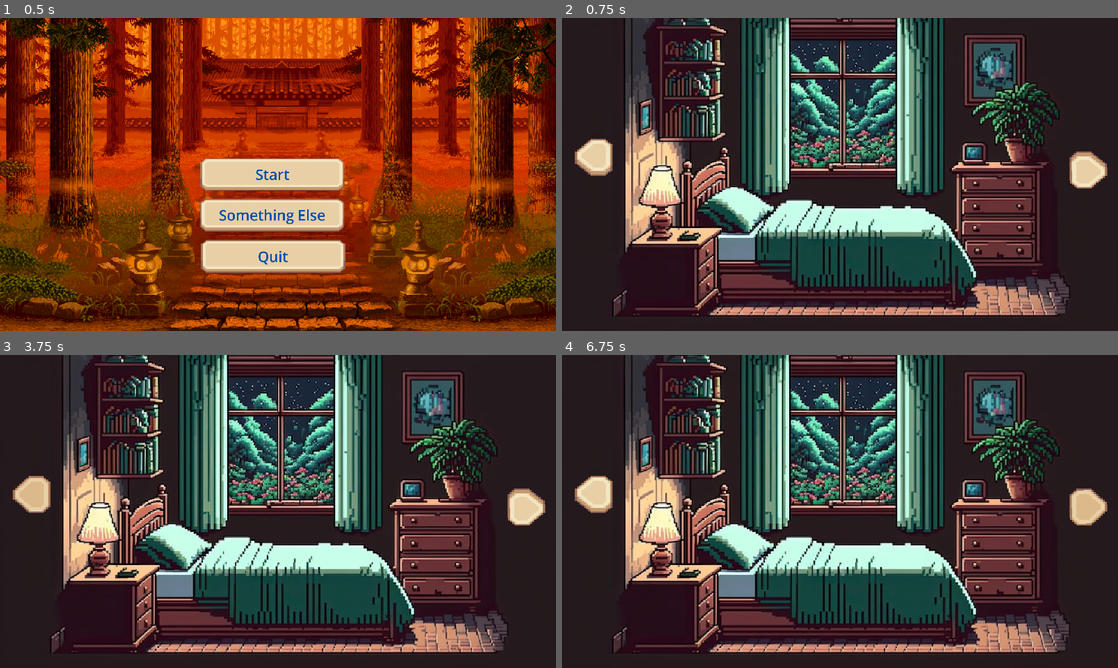
Above: before the commit, frames 1-4 (two rows, left to right).
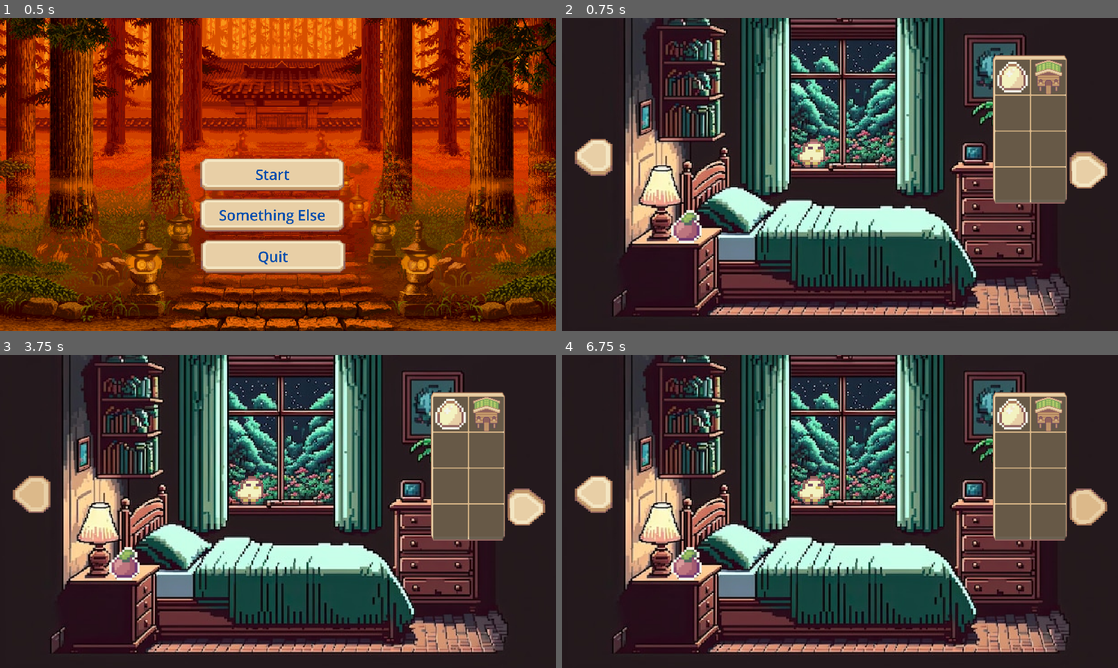
Above: after the commit, the same moments.

Repository: ThaisAlvarenga/Toyol
Game: Godot game, scene res://scenes/main_menu.tscn
Two runs of this game, one before a commit and one after it. Both use one fixed random seed, a clock stepped at 60 frames per second and the inputs below.
Inputs (mouse positions are in pixels of both pictures, inside the frame that each line leads up to):
- Up to frame 1 (0.5 s): no input
- Up to frame 2 (0.75 s): click "Start" at 0.5 s
- Up to frame 3 (3.75 s): click (33, 495) at 1.25 s; click (33, 495) at 2 s; click (33, 495) at 2.75 s; click (33, 495) at 3.5 s
- Up to frame 4 (6.75 s): click (1090, 508) at 4.25 s; click (1090, 508) at 5 s; click (1090, 508) at 5.75 s; click (1090, 508) at 6.5 s

Frame 1 is identical in both runs. In frame 2, 7.0% of the frame differs, in the area x 19-91%, y 11-72%; in frame 3, 7.0%; in frame 4, 7.0%.

Commit message:
Added interactable objects and inventory
I added the scripts to move objects in the point clicker style: press the mouse, and you can move it to the cursor's position until you press the mouse again. The other thing I worked on was making an inventory with items and being able to drag those items into different slots. Today was mainly concentrating on making this very basic mechanics work. The most important thing this week is to get the inventory to keep an accurate track of the items the player collects, especially as they move around the house's walls. Again, this will be easier once I sit down to really map out the UX and all of the components I need for the game manager. Oh, I also added a moving sprite because I want to be able to trigger a change in animation after moving an object to its same position. Collisions are not working very well, so I will fix them in my next work session.

Diff:
--- /dev/null
+++ b/AnimatedSprites/chick.gd
@@ -0,0 +1,8 @@
+extends AnimatedSprite2D
+
+func _ready():
+	add_to_group("chicks")
+
+func react_to_collision():
+	play("react")
+	print("collided chick")
--- /dev/null
+++ b/AnimatedSprites/chick.tscn
@@ -0,0 +1,73 @@
+[gd_scene load_steps=11 format=3 uid="uid://dhndeq60fk880"]
+
+[ext_resource type="Texture2D" uid="uid://deu3gbt1fvusf" path="res://Assets/Sprout Lands - Sprites - Basic pack/Characters/Free Chicken Sprites.png" id="1_4blge"]
+[ext_resource type="Script" path="res://AnimatedSprites/chick.gd" id="2_xkgh8"]
+
+[sub_resource type="AtlasTexture" id="AtlasTexture_ffbkf"]
+atlas = ExtResource("1_4blge")
+region = Rect2(0, 0, 16, 16)
+
+[sub_resource type="AtlasTexture" id="AtlasTexture_ugk2p"]
+atlas = ExtResource("1_4blge")
+region = Rect2(16, 0, 16, 16)
+
+[sub_resource type="AtlasTexture" id="AtlasTexture_v44ay"]
+atlas = ExtResource("1_4blge")
+region = Rect2(0, 16, 16, 16)
+
+[sub_resource type="AtlasTexture" id="AtlasTexture_b4v2e"]
+atlas = ExtResource("1_4blge")
+region = Rect2(16, 16, 16, 16)
+
+[sub_resource type="AtlasTexture" id="AtlasTexture_y7aii"]
+atlas = ExtResource("1_4blge")
+region = Rect2(32, 16, 16, 16)
+
+[sub_resource type="AtlasTexture" id="AtlasTexture_uxjvm"]
+atlas = ExtResource("1_4blge")
+region = Rect2(48, 16, 16, 16)
+
+[sub_resource type="SpriteFrames" id="SpriteFrames_80xnv"]
+animations = [{
+"frames": [{
+"duration": 1.0,
+"texture": SubResource("AtlasTexture_ffbkf")
+}, {
+"duration": 1.0,
+"texture": SubResource("AtlasTexture_ugk2p")
+}],
+"loop": true,
+"name": &"idle",
+"speed": 5.0
+}, {
+"frames": [{
+"duration": 1.0,
+"texture": SubResource("AtlasTexture_v44ay")
+}, {
+"duration": 1.0,
+"texture": SubResource("AtlasTexture_b4v2e")
+}, {
+"duration": 1.0,
+"texture": SubResource("AtlasTexture_y7aii")
+}, {
+"duration": 1.0,
+"texture": SubResource("AtlasTexture_uxjvm")
+}],
+"loop": true,
+"name": &"react",
+"speed": 5.0
+}]
+
+[sub_resource type="CircleShape2D" id="CircleShape2D_kf4k2"]
+radius = 5.0
+
+[node name="AnimatedSprite2D" type="AnimatedSprite2D"]
+sprite_frames = SubResource("SpriteFrames_80xnv")
+animation = &"idle"
+autoplay = "idle"
+frame_progress = 0.263509
+script = ExtResource("2_xkgh8")
+
+[node name="CollisionShape2D" type="CollisionShape2D" parent="."]
+position = Vector2(-1, 1)
+shape = SubResource("CircleShape2D_kf4k2")
--- /dev/null
+++ b/Items/InventoryGUI.tscn
@@ -0,0 +1,29 @@
+[gd_scene load_steps=4 format=3 uid="uid://cp5vdc8jtb2vn"]
+
+[ext_resource type="Script" path="res://Items/inventory.gd" id="1_84v45"]
+[ext_resource type="Texture2D" uid="uid://dog8yno7qkv22" path="res://Assets/Sprout Lands - Sprites - Basic pack/Sprite sheets/Setting menu.png" id="2_iy4s5"]
+
+[sub_resource type="StyleBoxTexture" id="StyleBoxTexture_xql0r"]
+texture = ExtResource("2_iy4s5")
+region_rect = Rect2(139, 12, 106, 122)
+
+[node name="InventoryGUI" type="Node"]
+process_mode = 3
+
+[node name="CanvasLayer" type="CanvasLayer" parent="."]
+script = ExtResource("1_84v45")
+
+[node name="Panel" type="Panel" parent="CanvasLayer"]
+offset_left = 1488.0
+offset_top = 128.0
+offset_right = 1744.0
+offset_bottom = 640.0
+theme_override_styles/panel = SubResource("StyleBoxTexture_xql0r")
+
+[node name="Inventory" type="GridContainer" parent="CanvasLayer"]
+unique_name_in_owner = true
+offset_left = 1496.0
+offset_top = 144.0
+offset_right = 1736.0
+offset_bottom = 624.0
+columns = 2
--- /dev/null
+++ b/Items/InventoryItem.gd
@@ -0,0 +1,32 @@
+class_name InventoryItem
+extends TextureRect
+
+@export var data: ItemData
+# Called when the node enters the scene tree for the first time.
+func _init(d: ItemData) -> void:
+	data = d
+
+
+func _ready() -> void:
+	expand_mode = TextureRect.EXPAND_IGNORE_SIZE
+	stretch_mode = TextureRect.STRETCH_KEEP_ASPECT_CENTERED
+	texture = data.texture
+
+func _get_drag_data(at_position: Vector2) -> Variant:
+	set_drag_preview(make_drag_preview(at_position))
+	return self
+
+
+func make_drag_preview(at_position:Vector2):
+	var t = TextureRect.new()
+	t.texture = texture
+	t.expand_mode = TextureRect.EXPAND_IGNORE_SIZE
+	t.stretch_mode = TextureRect.STRETCH_KEEP_ASPECT_CENTERED
+	t.custom_minimum_size = size
+	t.modulate.a = 0.5 # reduce opacity of the item
+	t.position = Vector2(-at_position)
+
+	var c:= Control.new()
+	c.add_child(t)
+
+	return c
--- /dev/null
+++ b/Items/InventorySlot.gd
@@ -0,0 +1,37 @@
+class_name InventorySlot
+extends PanelContainer
+
+signal item_dropped_outside(item: InventoryItem)
+
+
+@export var type : ItemData.Type
+
+
+func _init(t: ItemData.Type, cms: Vector2) -> void:
+	type = t
+	custom_minimum_size = cms
+
+
+func _can_drop_data(at_position: Vector2, data: Variant):
+	if data is InventoryItem:
+		if type == ItemData.Type.MAIN:
+			if get_child_count() ==0:
+				return true
+			else:
+				if type == data.get_parent().type:
+					return true
+			return get_child(0).data.type == data.data.type
+		else:
+			return data.data.type == type
+	# if everything fails, then we are not dragging a slot
+	return false
+
+func _drop_data(at_position: Vector2, data: Variant) -> void:
+
+	if get_child_count() > 0:
+		var item := get_child(0) # get first item
+		# if it is the same item, return
+		if item == data:
+			return
+		item.reparent(data.get_parent())
+	data.reparent(self)
--- /dev/null
+++ b/Items/ItemData.gd
@@ -0,0 +1,19 @@
+class_name ItemData # create a class called item
+extends Resource
+
+enum Type { FOOD, MAIN}
+# for example { FOOD, DOCUMENT, CHEST, MAIN}
+
+@export var type : Type
+@export var name : String
+@export_multiline var description : String
+@export var texture : Texture2D
+
+# Called when the node enters the scene tree for the first time.
+func _ready() -> void:
+	pass # Replace with function body.
+
+
+# Called every frame. 'delta' is the elapsed time since the previous frame.
+func _process(delta: float) -> void:
+	pass
--- /dev/null
+++ b/Items/egg.tres
@@ -0,0 +1,11 @@
+[gd_resource type="Resource" script_class="ItemData" load_steps=3 format=3 uid="uid://c5aaqyqwxe70l"]
+
+[ext_resource type="Script" path="res://Items/ItemData.gd" id="1_yccul"]
+[ext_resource type="Texture2D" uid="uid://cobfx7cvryvo6" path="res://Assets/Sprout Lands - Sprites - Basic pack/Objects/Egg_item.png" id="2_04uxc"]
+
+[resource]
+script = ExtResource("1_yccul")
+type = 0
+name = ""
+description = ""
+texture = ExtResource("2_04uxc")
--- /dev/null
+++ b/Items/inventory.gd
@@ -0,0 +1,32 @@
+extends CanvasLayer
+
+# variable for size of inventory
+var InventorySize = 8
+var itemsLoad = [
+	"res://Items/egg.tres",
+	"res://Items/little_house.tres"
+]
+
+# Called when the node enters the scene tree for the first time.
+func _ready() -> void:
+	for i in InventorySize:
+		var slot := InventorySlot.new(ItemData.Type.MAIN, Vector2(120,120))
+		%Inventory.add_child(slot)
+
+
+	for i in itemsLoad.size():
+		print(i)
+		var loaded_resource = load(itemsLoad[i])
+		print(loaded_resource)
+		if loaded_resource is ItemData:
+			var item := InventoryItem.new(loaded_resource)
+			%Inventory.get_child(i).add_child(item)
+		else:
+			print("Error: Loaded resource is not an ItemData: ", itemsLoad[i])
+
+
+
+# Called every frame. 'delta' is the elapsed time since the previous frame.
+func _process(delta: float) -> void:
+	if Input.is_action_just_pressed("ui_accept"):
+		self.visible = !self.visible
--- /dev/null
+++ b/Items/little_house.tres
@@ -0,0 +1,11 @@
+[gd_resource type="Resource" script_class="Item" load_steps=3 format=3 uid="uid://cj7f5506m5m4l"]
+
+[ext_resource type="Script" path="res://Items/ItemData.gd" id="1_xu1it"]
+[ext_resource type="Texture2D" uid="uid://dmergusk2k2rs" path="res://Assets/Sprout Lands - Sprites - Basic pack/Objects/Free_Chicken_House.png" id="2_2y4so"]
+
+[resource]
+script = ExtResource("1_xu1it")
+type = 0
+name = ""
+description = ""
+texture = ExtResource("2_2y4so")
--- a/front_wall.gd
+++ b/front_wall.gd
@@ -1,9 +1,9 @@
 extends Node2D
 
-
+@onready var inventory_ui = %Inventory
 # Called when the node enters the scene tree for the first time.
 func _ready() -> void:
-	pass # Replace with function body.
+	print(inventory_ui) # Replace with function body.
 
 
 # Called every frame. 'delta' is the elapsed time since the previous frame.
--- /dev/null
+++ b/neighborhood.tscn
@@ -0,0 +1,8 @@
+[gd_scene load_steps=2 format=3 uid="uid://tbv8lw8lg8j"]
+
+[ext_resource type="PackedScene" uid="uid://di8myf2q210hc" path="res://toyol_body.tscn" id="1_hjsjl"]
+
+[node name="neighborhood" type="Node2D"]
+
+[node name="CharacterBody2D" parent="." instance=ExtResource("1_hjsjl")]
+position = Vector2(840, 492)
--- a/scenes/front_wall.tscn
+++ b/scenes/front_wall.tscn
@@ -1,8 +1,15 @@
-[gd_scene load_steps=4 format=3 uid="uid://ceskq2drylfgl"]
+[gd_scene load_steps=9 format=3 uid="uid://ceskq2drylfgl"]
 
 [ext_resource type="Script" path="res://front_wall.gd" id="1_4qhe5"]
 [ext_resource type="Texture2D" uid="uid://fktal02gmy1j" path="res://Assets/House_Placeholder/front_wall.jpg" id="1_gujhv"]
 [ext_resource type="Theme" uid="uid://1iuc40ts1dxy" path="res://themes/arrow_theme.tres" id="2_ma8pg"]
+[ext_resource type="PackedScene" uid="uid://cp5vdc8jtb2vn" path="res://Items/InventoryGUI.tscn" id="3_x088c"]
+[ext_resource type="Texture2D" uid="uid://djkfujp0gi1a5" path="res://Assets/Sprout Lands - Sprites - Basic pack/Objects/Basic_Plants.png" id="4_yjyik"]
+[ext_resource type="Script" path="res://scenes/inventory_menu.gd" id="5_mgw36"]
+[ext_resource type="PackedScene" uid="uid://dhndeq60fk880" path="res://AnimatedSprites/chick.tscn" id="7_4yv1c"]
+
+[sub_resource type="CircleShape2D" id="CircleShape2D_p5mlk"]
+radius = 5.23156
 
 [node name="front_wall" type="Node2D"]
 script = ExtResource("1_4qhe5")
@@ -12,28 +19,44 @@
 scale = Vector2(3.11631, 3.11631)
 texture = ExtResource("1_gujhv")
 
+[node name="Chick" parent="." groups=["chicks"] instance=ExtResource("7_4yv1c")]
+position = Vector2(875, 462)
+scale = Vector2(8.875, 8.875)
+
+[node name="Sprite2D" type="Sprite2D" parent="."]
+position = Vector2(430, 720)
+scale = Vector2(8.79486, 8.79486)
+texture = ExtResource("4_yjyik")
+region_enabled = true
+region_rect = Rect2(82, 17, 12, 13)
+script = ExtResource("5_mgw36")
+
+[node name="CollisionShape2D" type="CollisionShape2D" parent="Sprite2D"]
+position = Vector2(-0.113717, 1.59184)
+shape = SubResource("CircleShape2D_p5mlk")
+
 [node name="CanvasLayer" type="CanvasLayer" parent="."]
 
-[node name="HBoxContainer" type="HBoxContainer" parent="."]
+[node name="HBoxContainer" type="HBoxContainer" parent="CanvasLayer"]
 anchors_preset = 8
 anchor_left = 0.5
 anchor_top = 0.5
 anchor_right = 0.5
 anchor_bottom = 0.5
-offset_left = -20.0
-offset_top = -20.0
-offset_right = 20.0
-offset_bottom = 20.0
+offset_left = -980.0
+offset_top = -560.0
+offset_right = -940.0
+offset_bottom = -520.0
 grow_horizontal = 2
 grow_vertical = 2
 size_flags_horizontal = 4
 size_flags_vertical = 4
 
-[node name="Control" type="Control" parent="HBoxContainer"]
+[node name="Control" type="Control" parent="CanvasLayer/HBoxContainer"]
 layout_mode = 2
 size_flags_horizontal = 4
 
-[node name="left_arrow" type="Button" parent="HBoxContainer/Control"]
+[node name="left_arrow" type="Button" parent="CanvasLayer/HBoxContainer/Control"]
 layout_mode = 1
 anchors_preset = -1
 anchor_top = 0.5
@@ -46,7 +69,7 @@
 grow_vertical = 2
 theme = ExtResource("2_ma8pg")
 
-[node name="right_arrow" type="Button" parent="HBoxContainer/Control"]
+[node name="right_arrow" type="Button" parent="CanvasLayer/HBoxContainer/Control"]
 layout_mode = 1
 anchors_preset = 8
 anchor_left = 0.5
@@ -62,5 +85,9 @@
 rotation = -3.1531
 theme = ExtResource("2_ma8pg")
 
-[connection signal="pressed" from="HBoxContainer/Control/left_arrow" to="." method="_on_left_arrow_pressed"]
-[connection signal="pressed" from="HBoxContainer/Control/right_arrow" to="." method="_on_right_arrow_pressed"]
+[node name="InventoryUI" type="CanvasLayer" parent="."]
+
+[node name="InventoryGUI" parent="InventoryUI" instance=ExtResource("3_x088c")]
+
+[connection signal="pressed" from="CanvasLayer/HBoxContainer/Control/left_arrow" to="." method="_on_left_arrow_pressed"]
+[connection signal="pressed" from="CanvasLayer/HBoxContainer/Control/right_arrow" to="." method="_on_right_arrow_pressed"]
--- /dev/null
+++ b/scenes/inventory_menu.gd
@@ -0,0 +1,47 @@
+extends Sprite2D
+
+var mousePos = null
+var selected = false
+
+# Add this line to get the collision shape
+@onready var collision_shape = $CollisionShape2D
+
+
+func _ready() -> void:
+	# Enable collision detection
+	collision_shape.set_deferred("disabled", false)
+
+
+func _process(delta: float) -> void:
+	if selected:
+		pass
+		mousePos = get_global_mouse_position()
+		position = mousePos
+
+		# Check for collision
+		check_collision()
+
+func _input(event: InputEvent) -> void:
+	if event is InputEventMouseButton and event.pressed and event.button_index == MOUSE_BUTTON_LEFT:
+		# Check if the click is within the bounds of this sprite
+		if get_rect().has_point(to_local(event.global_position)):
+			selected = !selected
+			#inventory.visible = !inventory.visible
+			#print("toggle inventory")
+
+
+
+func check_collision():
+	var space_state = get_world_2d().direct_space_state
+	var query = PhysicsShapeQueryParameters2D.new()
+	query.set_shape(collision_shape.shape)
+	query.transform = global_transform
+
+	var result = space_state.intersect_shape(query)
+
+	for collision in result:
+		var collider = collision["collider"]
+		if collider.is_in_group("chicks"):
+			print("Collided with chick!")
+			# You can trigger the chick's reaction here
+			collider.react_to_collision()
--- /dev/null
+++ b/toyol_body.tscn
@@ -0,0 +1,166 @@
+[gd_scene load_steps=21 format=3 uid="uid://di8myf2q210hc"]
+
+[ext_resource type="Texture2D" uid="uid://bpjpylh18jua5" path="res://Assets/Sprout Lands - Sprites - Basic pack/Characters/Basic Charakter Spritesheet.png" id="1_wxukg"]
+
+[sub_resource type="AtlasTexture" id="AtlasTexture_4bvu1"]
+atlas = ExtResource("1_wxukg")
+region = Rect2(0, 48, 48, 48)
+
+[sub_resource type="AtlasTexture" id="AtlasTexture_h52sv"]
+atlas = ExtResource("1_wxukg")
+region = Rect2(48, 48, 48, 48)
+
+[sub_resource type="AtlasTexture" id="AtlasTexture_ughwc"]
+atlas = ExtResource("1_wxukg")
+region = Rect2(96, 48, 48, 48)
+
+[sub_resource type="AtlasTexture" id="AtlasTexture_018g5"]
+atlas = ExtResource("1_wxukg")
+region = Rect2(144, 48, 48, 48)
+
+[sub_resource type="AtlasTexture" id="AtlasTexture_lx7ri"]
+atlas = ExtResource("1_wxukg")
+region = Rect2(48, 0, 48, 48)
+
+[sub_resource type="AtlasTexture" id="AtlasTexture_3ih6c"]
+atlas = ExtResource("1_wxukg")
+region = Rect2(96, 0, 48, 48)
+
+[sub_resource type="AtlasTexture" id="AtlasTexture_tb11u"]
+atlas = ExtResource("1_wxukg")
+region = Rect2(144, 0, 48, 48)
+
+[sub_resource type="AtlasTexture" id="AtlasTexture_wgoi6"]
+atlas = ExtResource("1_wxukg")
+region = Rect2(0, 0, 48, 48)
+
+[sub_resource type="AtlasTexture" id="AtlasTexture_xqd7f"]
+atlas = ExtResource("1_wxukg")
+region = Rect2(0, 0, 48, 48)
+
+[sub_resource type="AtlasTexture" id="AtlasTexture_n630t"]
+atlas = ExtResource("1_wxukg")
+region = Rect2(0, 96, 48, 48)
+
+[sub_resource type="AtlasTexture" id="AtlasTexture_5ifh7"]
+atlas = ExtResource("1_wxukg")
+region = Rect2(48, 96, 48, 48)
+
+[sub_resource type="AtlasTexture" id="AtlasTexture_febbs"]
+atlas = ExtResource("1_wxukg")
+region = Rect2(96, 96, 48, 48)
+
+[sub_resource type="AtlasTexture" id="AtlasTexture_7h8iv"]
+atlas = ExtResource("1_wxukg")
+region = Rect2(144, 96, 48, 48)
+
+[sub_resource type="AtlasTexture" id="AtlasTexture_7k2nj"]
+atlas = ExtResource("1_wxukg")
+region = Rect2(0, 144, 48, 48)
+
+[sub_resource type="AtlasTexture" id="AtlasTexture_mosns"]
+atlas = ExtResource("1_wxukg")
+region = Rect2(48, 144, 48, 48)
+
+[sub_resource type="AtlasTexture" id="AtlasTexture_v0uui"]
+atlas = ExtResource("1_wxukg")
+region = Rect2(96, 144, 48, 48)
+
+[sub_resource type="AtlasTexture" id="AtlasTexture_exd5r"]
+atlas = ExtResource("1_wxukg")
+region = Rect2(144, 144, 48, 48)
+
+[sub_resource type="SpriteFrames" id="SpriteFrames_7brl4"]
+animations = [{
+"frames": [{
+"duration": 1.0,
+"texture": SubResource("AtlasTexture_4bvu1")
+}, {
+"duration": 1.0,
+"texture": SubResource("AtlasTexture_h52sv")
+}, {
+"duration": 1.0,
+"texture": SubResource("AtlasTexture_ughwc")
+}, {
+"duration": 1.0,
+"texture": SubResource("AtlasTexture_018g5")
+}],
+"loop": true,
+"name": &"backwards",
+"speed": 5.0
+}, {
+"frames": [{
+"duration": 1.0,
+"texture": SubResource("AtlasTexture_lx7ri")
+}, {
+"duration": 1.0,
+"texture": SubResource("AtlasTexture_3ih6c")
+}, {
+"duration": 1.0,
+"texture": SubResource("AtlasTexture_tb11u")
+}, {
+"duration": 1.0,
+"texture": SubResource("AtlasTexture_wgoi6")
+}],
+"loop": true,
+"name": &"forward",
+"speed": 5.0
+}, {
+"frames": [{
+"duration": 1.0,
+"texture": SubResource("AtlasTexture_xqd7f")
+}],
+"loop": true,
+"name": &"idle",
+"speed": 5.0
+}, {
+"frames": [{
+"duration": 1.0,
+"texture": SubResource("AtlasTexture_n630t")
+}, {
+"duration": 1.0,
+"texture": SubResource("AtlasTexture_5ifh7")
+}, {
+"duration": 1.0,
+"texture": SubResource("AtlasTexture_febbs")
+}, {
+"duration": 1.0,
+"texture": SubResource("AtlasTexture_7h8iv")
+}],
+"loop": true,
+"name": &"left",
+"speed": 5.0
+}, {
+"frames": [{
+"duration": 1.0,
+"texture": SubResource("AtlasTexture_7k2nj")
+}, {
+"duration": 1.0,
+"texture": SubResource("AtlasTexture_mosns")
+}, {
+"duration": 1.0,
+"texture": SubResource("AtlasTexture_v0uui")
+}, {
+"duration": 1.0,
+"texture": SubResource("AtlasTexture_exd5r")
+}],
+"loop": true,
+"name": &"right",
+"speed": 5.0
+}]
+
+[sub_resource type="CircleShape2D" id="CircleShape2D_cdqt2"]
+radius = 56.0
+
+[node name="CharacterBody2D" type="CharacterBody2D"]
+
+[node name="AnimatedSprite2D" type="AnimatedSprite2D" parent="."]
+position = Vector2(104, 0)
+scale = Vector2(9.42838, 9.42838)
+sprite_frames = SubResource("SpriteFrames_7brl4")
+animation = &"idle"
+frame_progress = 0.696857
+
+[node name="CollisionShape2D" type="CollisionShape2D" parent="."]
+position = Vector2(104, 0)
+shape = SubResource("CircleShape2D_cdqt2")
Binary file removed: Assets/Sprout Lands - Sprites - Basic pack/Tilesets/Bitmask references 1.png
Not shown, removed: Assets/Sprout Lands - Sprites - Basic pack/Tilesets/Bitmask references 1.png.import
Binary file removed: Assets/Sprout Lands - Sprites - Basic pack/Tilesets/Bitmask references 2.png
Not shown, removed: Assets/Sprout Lands - Sprites - Basic pack/Tilesets/Bitmask references 2.png.import
Binary file removed: Assets/Sprout Lands - Sprites - Basic pack/Tilesets/Bitmask references gif.gif
Binary file removed: Assets/Sprout Lands - Sprites - Basic pack/Tilesets/Doors.png
Not shown, removed: Assets/Sprout Lands - Sprites - Basic pack/Tilesets/Doors.png.import
Binary file removed: Assets/Sprout Lands - Sprites - Basic pack/Tilesets/Fences.png
Not shown, removed: Assets/Sprout Lands - Sprites - Basic pack/Tilesets/Fences.png.import
Binary file removed: Assets/Sprout Lands - Sprites - Basic pack/Tilesets/Grass.png
Not shown, removed: Assets/Sprout Lands - Sprites - Basic pack/Tilesets/Grass.png.import
Binary file removed: Assets/Sprout Lands - Sprites - Basic pack/Tilesets/Hills.png
(and 21 more such lines)
